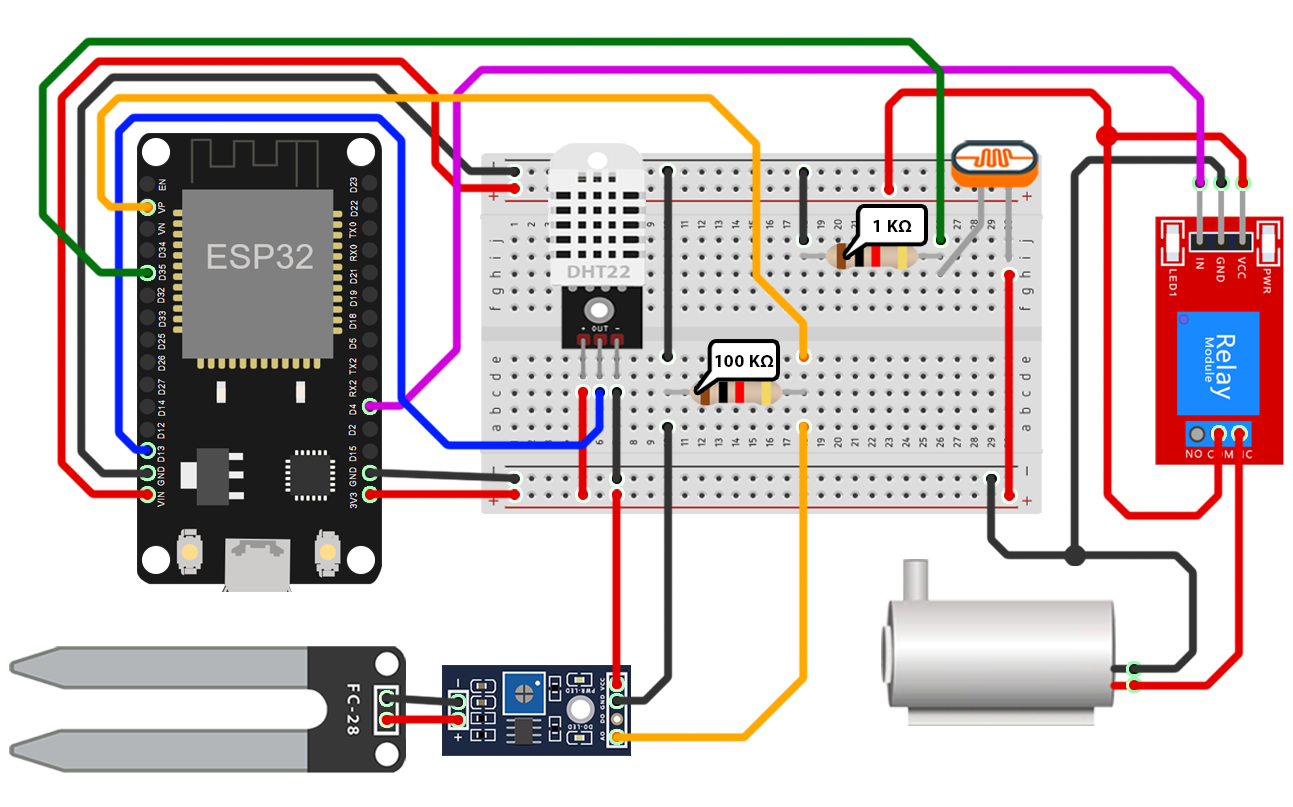
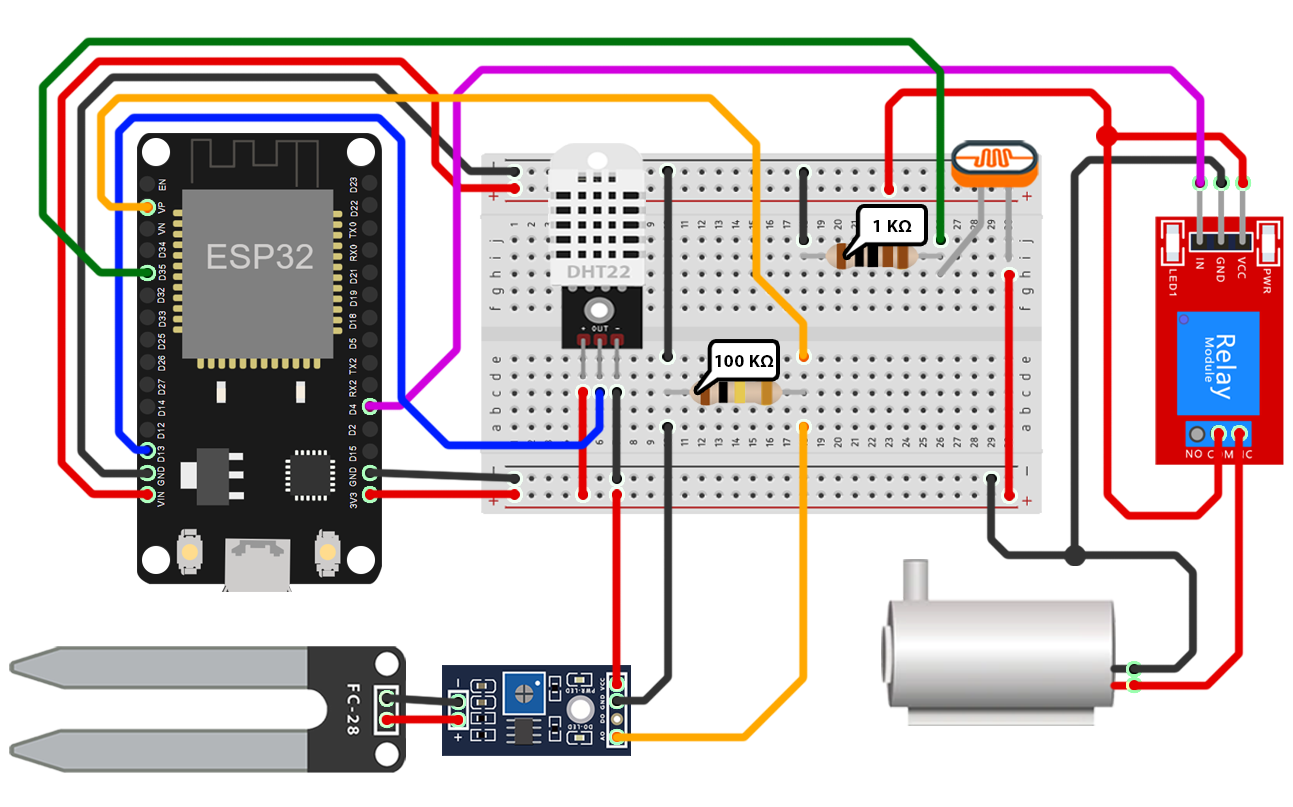
Comparing the layer stacks of the two 1293 × 807 images. Changes:
renamed "Resistor" to "Layer 24 copy 3", painted on it over [867, 246, 909, 270]
moved "FC-28 Sensor" above "DHT22" over [734, 381, 773, 406]
renamed "Resistor" to "Layer 24 copy", painted on it over [734, 381, 773, 406]
